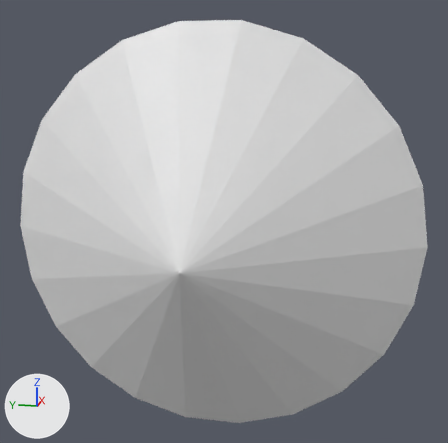
Two versions of the COLLADA model known_cone.dae, one commit apart.
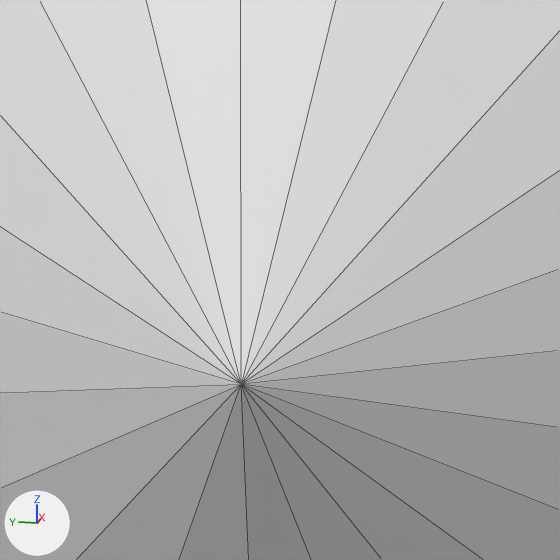
Old and new are each drawn whole from a 50 mm camera at (-1.947, -0.544, 0.676) aimed at (0.497, -0.056, 0.065) and again close up on the part from 32% to 51% of the width and 49% to 68% of the height. The axes (+X, +Y, +Z) are drawn at lower left. The lights are the same throughout. The close-ups show mesh edges as thin lines.
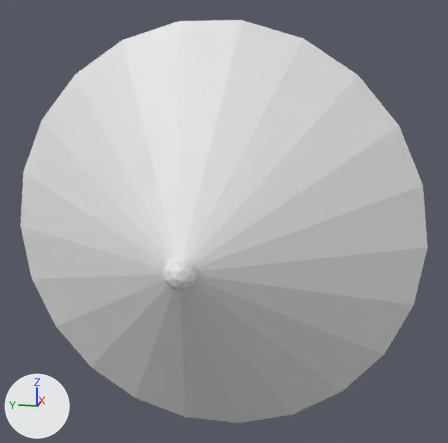
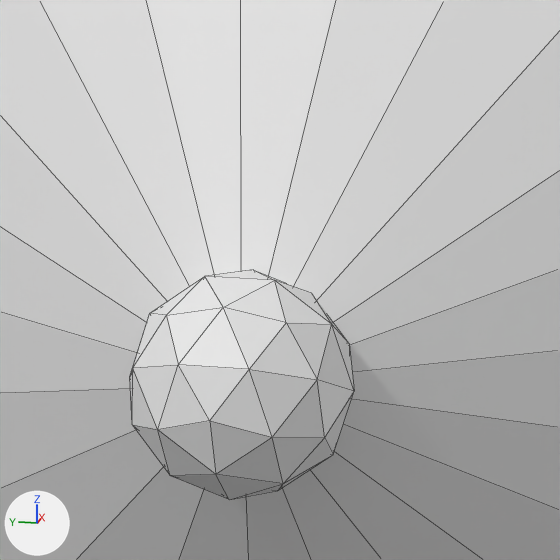
Where the change shows, as pixel boxes [x1, y1, x2, y2] in the close-ups (560 x 560 px):
part 1 of me_icosphere_003, added
    after: [130, 270, 354, 499]

Diff of the bpy script that builds the scene:
```diff
--- a/known_cone.dae.py
+++ b/known_cone.dae.py
@@ me_icosphere_003 @@
 me_icosphere_003.from_pydata(...)  # 90 vertices, 176 faces; spans x 0.0..1.0, y -0.87..0.87, z -0.86..0.86
 # used by ob_icosphere; location = (0.0, 0.0, 0.0)
+# me_icosphere_003 part 1: a new loose piece, an icosphere of 80 faces spanning x -0.06..0.06, y -0.06..0.06, z -0.06..0.06
```
